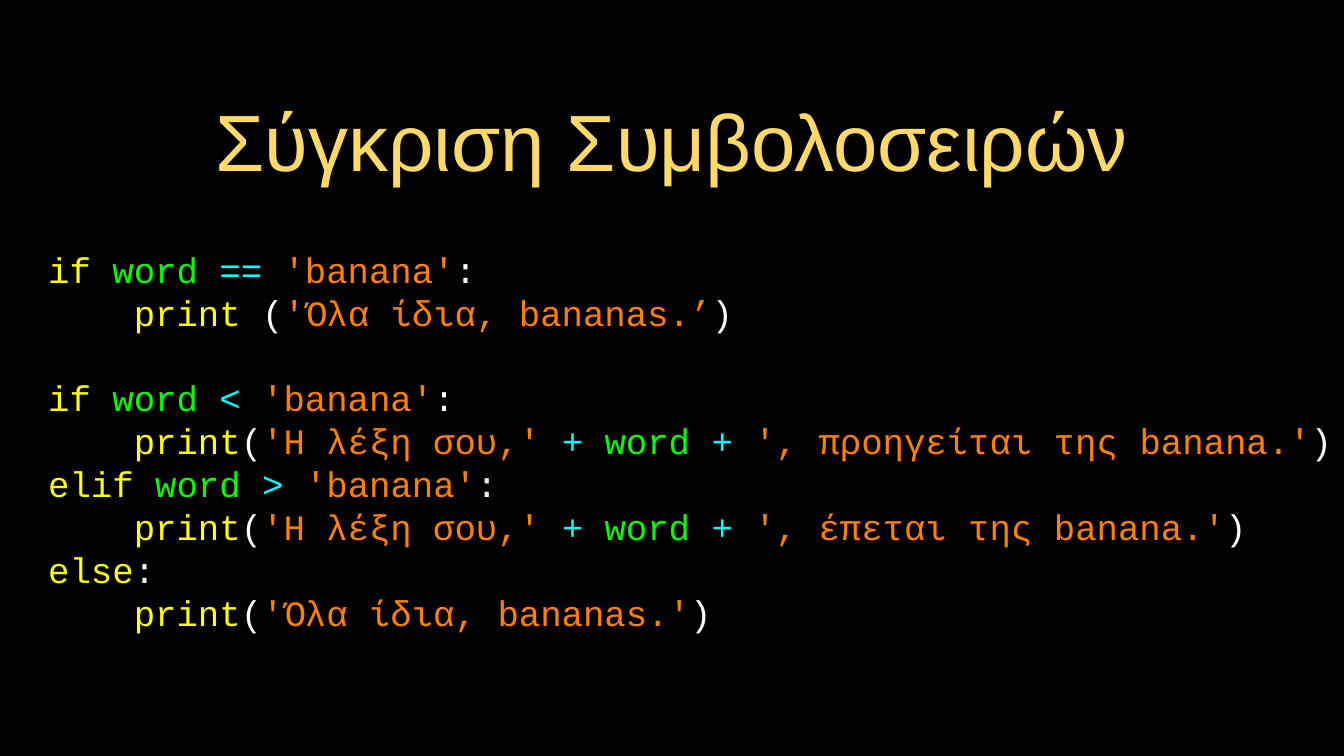
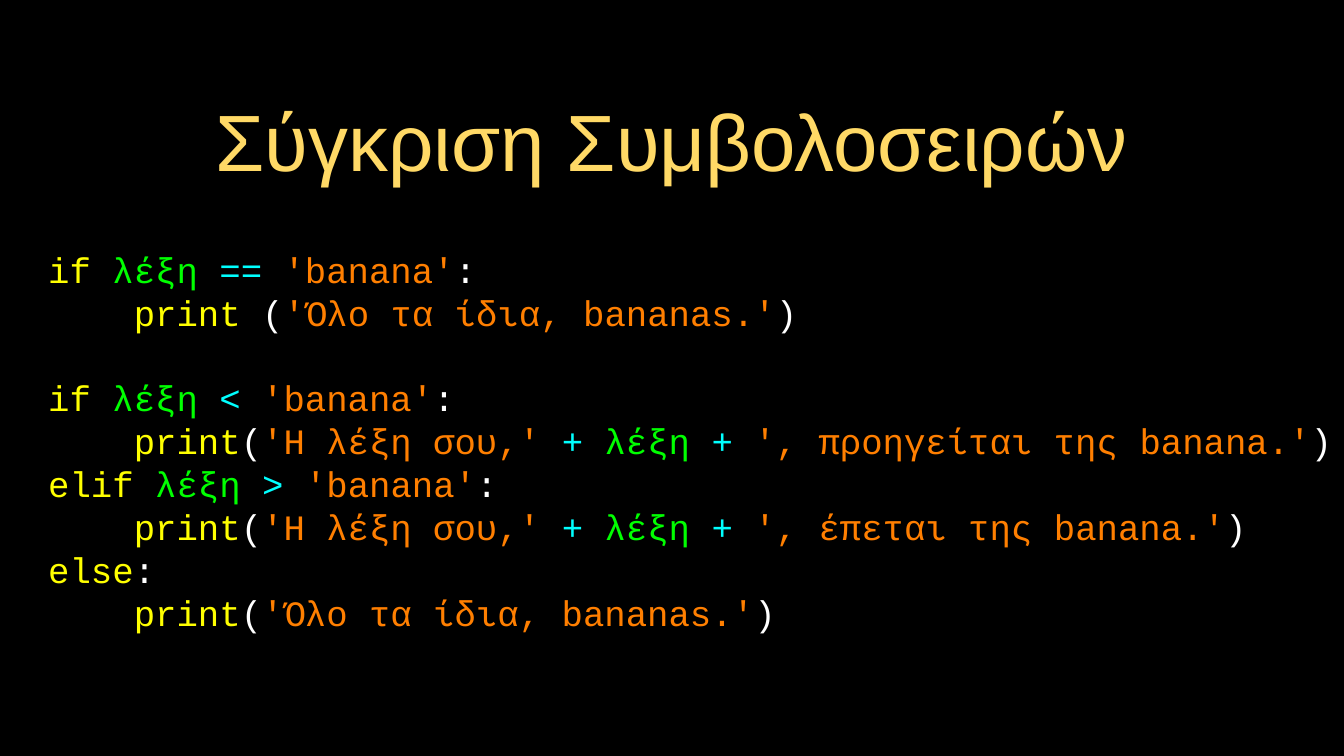
Before and after one commit to csev/py4e, a slide deck: slide 20 of lectures3/gr/Pythonlearn-06-Strings.pptx. Drawn at 1344x756 pixels with LibreOffice and Linux fonts; fonts in the diff are those of the drawing. Boxes give left, top, right and bottom in pixels: in the first picture for what was removed or moved away, otherwise in the second. Text is boxed around its words. In the diff, an @@ line names an element or a change of style, - is before the commit and + after.

```diff
--- a/lectures3/gr/Pythonlearn-06-Strings.pptx
+++ b/lectures3/gr/Pythonlearn-06-Strings.pptx
@@ text at (48,258,1333,548): text changed @@
-if word == 'banana':
-print ('Όλα ίδια, bananas.’)
-if word < 'banana':
-print('Η λέξη σου,' + word + ', προηγείται της banana.')
-elif word > 'banana':
-print('Η λέξη σου,' + word + ', έπεται της banana.')
+if λέξη == 'banana':
+print ('Όλο τα ίδια, bananas.')
+if λέξη < 'banana':
+print('Η λέξη σου,' + λέξη + ', προηγείται της banana.')
+elif λέξη > 'banana':
+print('Η λέξη σου,' + λέξη + ', έπεται της banana.')
@@ text at (134,600,776,634): text changed @@
-print('Όλα ίδια, bananas.')
+print('Όλο τα ίδια, bananas.')
```
Also in this commit, not shown: 15 other slides changed, 9 other files.
